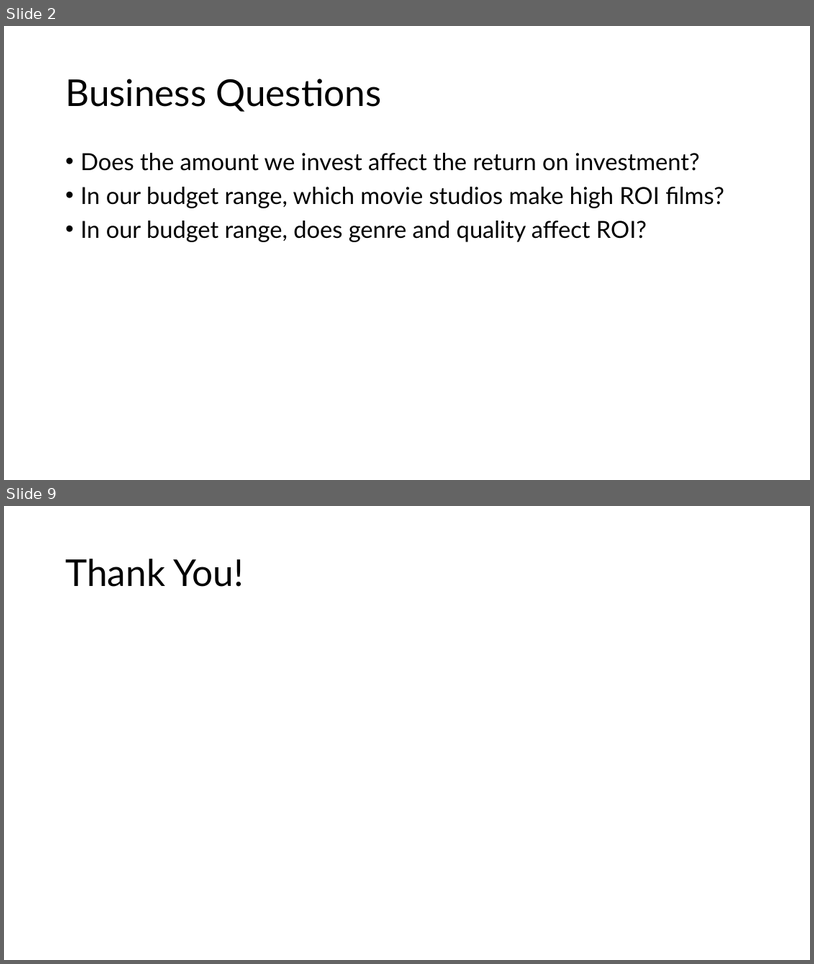
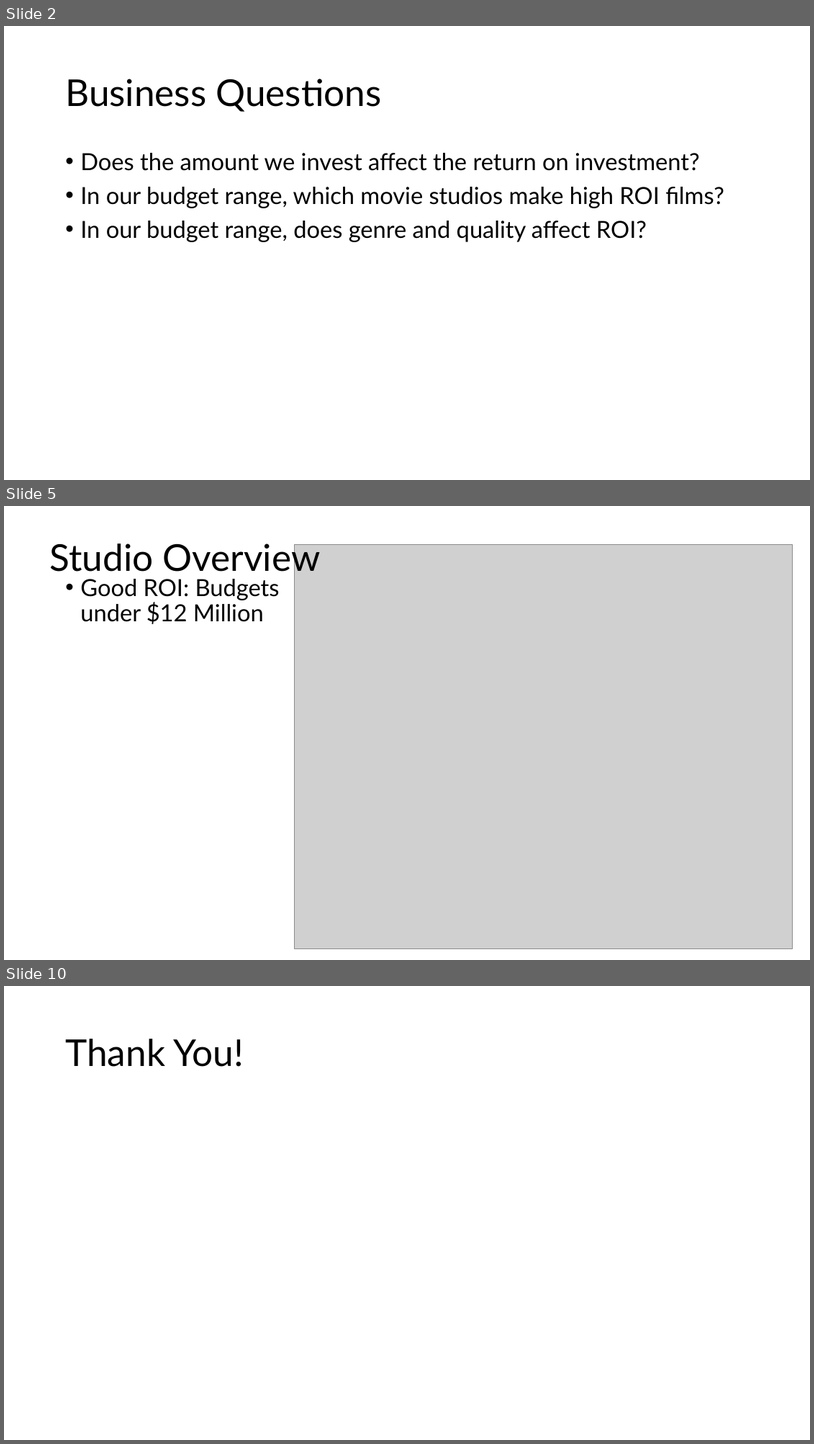
Before and after one commit to jgoett2/Phase-2-MovieProject, a slide deck: Presentation/Presentation.pptx. Shown one above the other, each under a label of ours: slides 2 and 9 before the commit, slides 2, 5 and 10 after it; the slides between them are not shown. The pictures are 814x964 and 814x1444 pixels, drawn with LibreOffice and Linux fonts; fonts in the diff are those of the drawing; grey boxes stand for pictures. Boxes give left, top, right and bottom in pixels: in the first picture for what was removed or moved away, otherwise in the second. Text is boxed around its words. In the diff, an @@ line names an element or a change of style, - is before the commit and + after.

```diff
--- a/Presentation/Presentation.pptx
+++ b/Presentation/Presentation.pptx
@@ slide 5 added at <box>4,506,810,960</box>, background #FFFFFF @@
@@ title added at <box>50,543,321,578</box>, 44 pt, text #000000 @@
+Studio Overview
@@ picture added at <box>295,545,793,948</box> @@
@@ text added at <box>80,579,280,624</box>, 28 pt, text #000000 @@
+• Good ROI: Budgets under $12 Million
@@ what was slide 9 is now slide 10 @@
```
Also in this commit, not shown: 5 slides changed, 2 other slides added, 2 slides removed.
